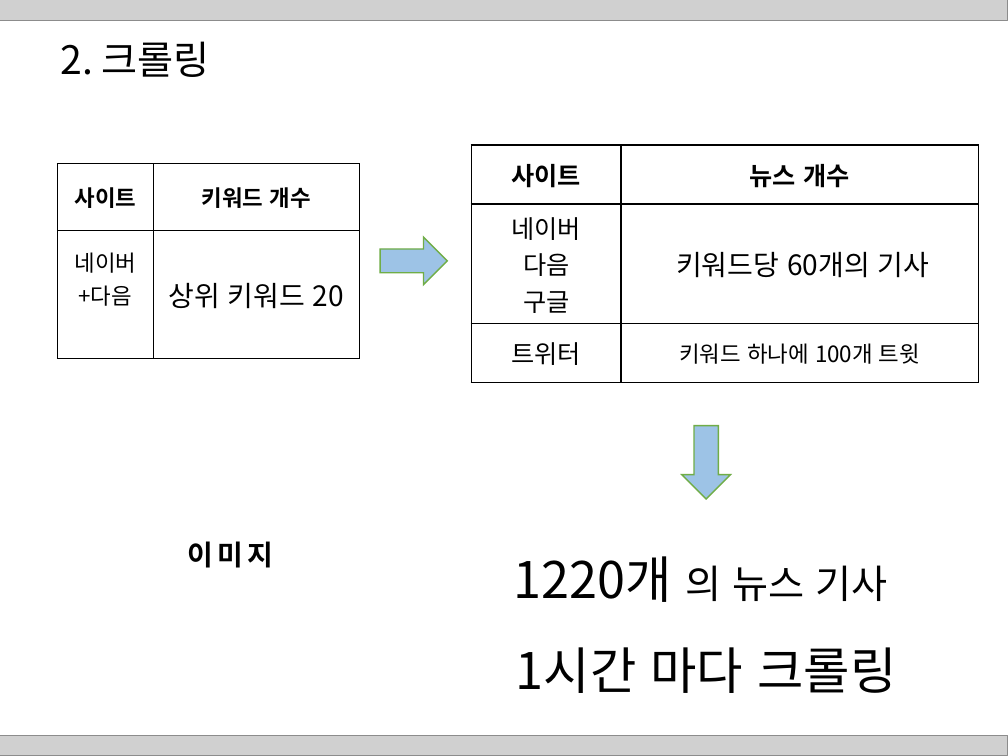
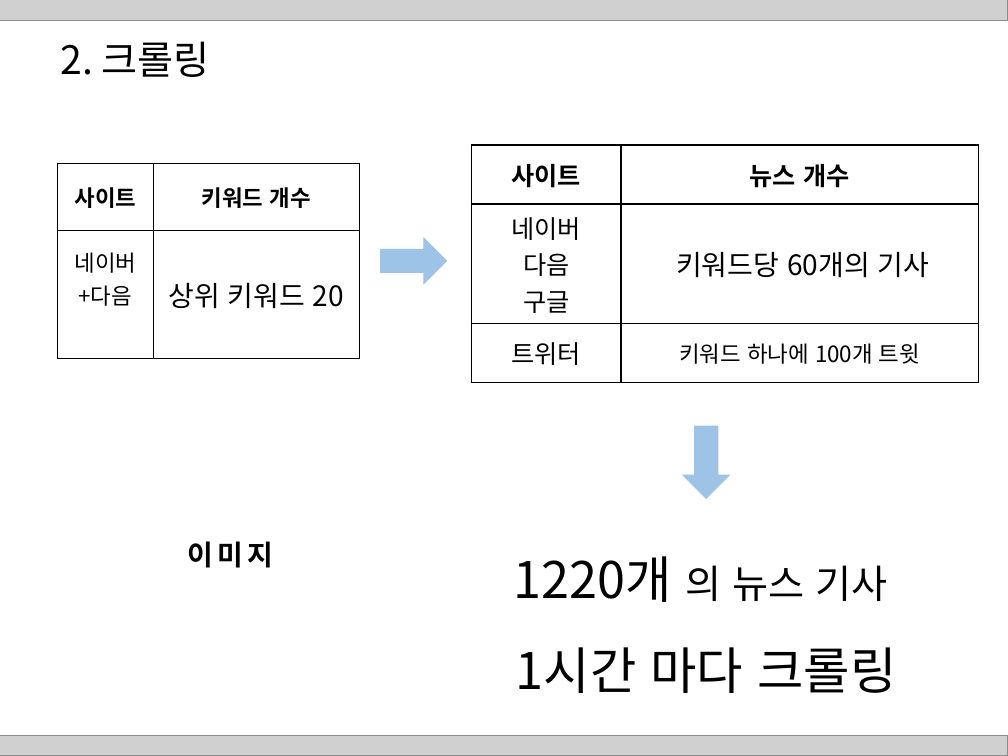
Before and after one commit to HaYongdae/issuewhatshow, a slide deck: slide 8 of doc/최종 PPT.pptx. Drawn at 1008x756 pixels with LibreOffice and Linux fonts; fonts in the diff are those of the drawing; grey boxes stand for pictures. Boxes give left, top, right and bottom in pixels: in the first picture for what was removed or moved away, otherwise in the second. Text is boxed around its words. In the diff, an @@ line names an element or a change of style, - is before the commit and + after.

```diff
--- a/doc/최종 PPT.pptx
+++ b/doc/최종 PPT.pptx
@@ right arrow at box(380, 237, 448, 284): outline #70AD47 1 pt to none @@
@@ right arrow at box(682, 426, 730, 499): outline #70AD47 1 pt to none @@
```
Also in this commit, not shown: 13 other slides changed, 1 slide added, 1 slide removed.
